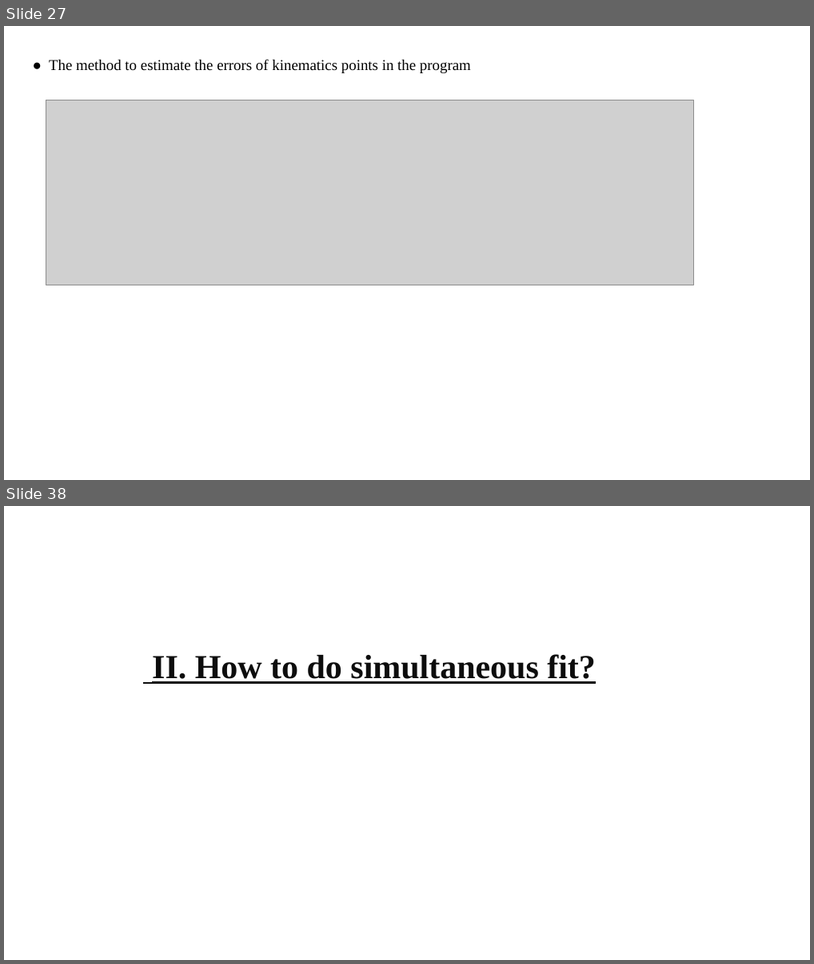
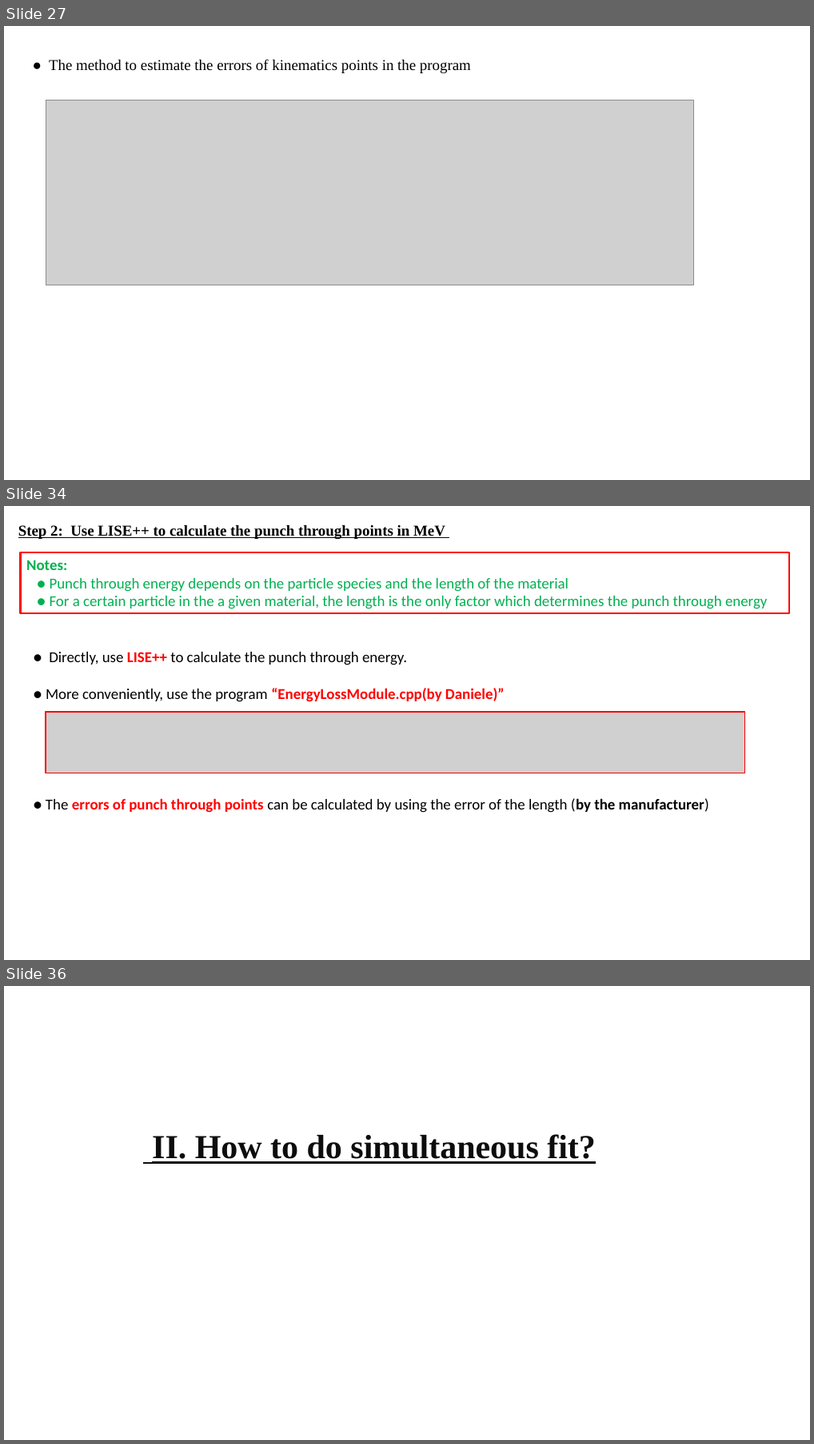
Before and after one commit to gfh16/StudyNotes, a slide deck: 2018Oct-Tutorial_HiRACsICalibrations.pptx. Shown one above the other, each under a label of ours: slides 27 and 38 before the commit, slides 27, 34 and 36 after it; the slides between them are not shown. The pictures are 814x964 and 814x1444 pixels, drawn with LibreOffice and Linux fonts; fonts in the diff are those of the drawing; grey boxes stand for pictures. Boxes give left, top, right and bottom in pixels: in the first picture for what was removed or moved away, otherwise in the second. Text is boxed around its words. In the diff, an @@ line names an element or a change of style, - is before the commit and + after.

Commit message:
finished punch through points.

```diff
--- a/2018Oct-Tutorial_HiRACsICalibrations.pptx
+++ b/2018Oct-Tutorial_HiRACsICalibrations.pptx
@@ slide 34 added at (4, 506, 810, 960), background #FFFFFF @@
@@ text added at (18, 525, 446, 539), 18 pt, text #000000, bold, underline @@
+Step 2: Use LISE++ to calculate the punch through points in MeV
@@ rectangle added at (20, 552, 790, 614), outline #FF0000 2.25 pt, 18 pt, text #00B050 @@
+Notes:
+● Punch through energy depends on the particle species and the length of the material
+● For a certain particle in the a given material, the length is the only factor which determines the punch through energy
@@ text added at (49, 652, 407, 665), 18 pt, text #000000 @@
+● Directly, use LISE++ to calculate the punch through energy.
@@ text added at (46, 688, 505, 702), 18 pt, text #FF0000, bold @@
+● More conveniently, use the program “EnergyLossModule.cpp(by Daniele)”
@@ picture added at (46, 712, 746, 772) @@
@@ text added at (46, 798, 710, 812), 18 pt, text #000000 @@
+● The errors of punch through points can be calculated by using the error of the length (by the manufacturer)
@@ what was slide 38 is now slide 36 @@
```
Also in this commit, not shown: 1 slide changed, 4 other slides added, 7 slides removed, 1 other file.
